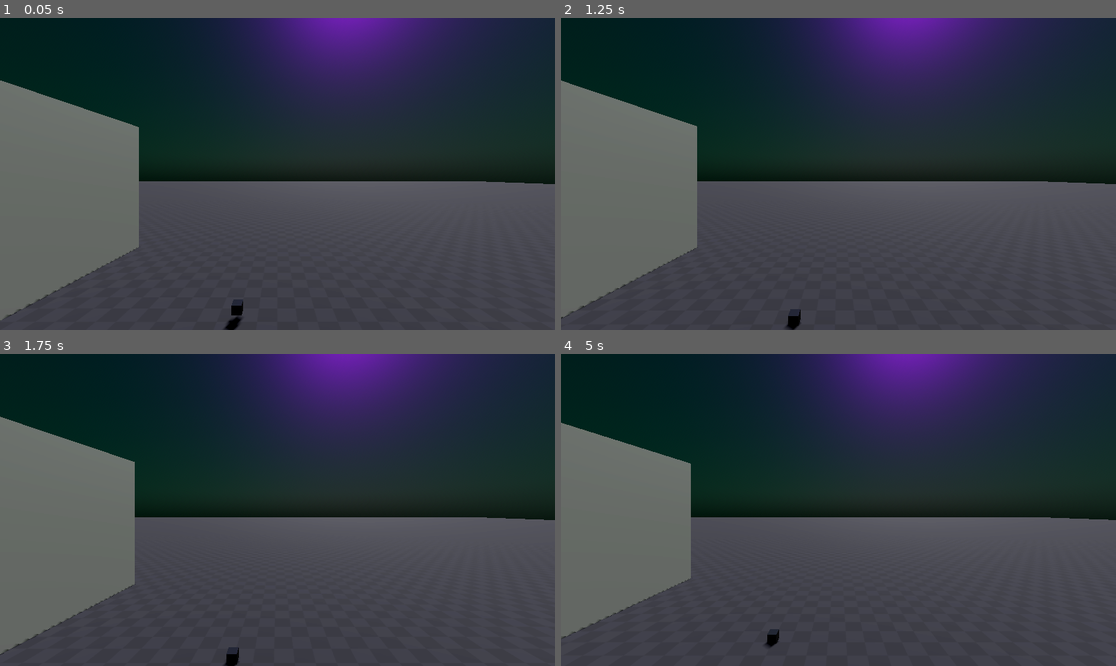
Above: before the commit, frames 1-4 (two rows, left to right).
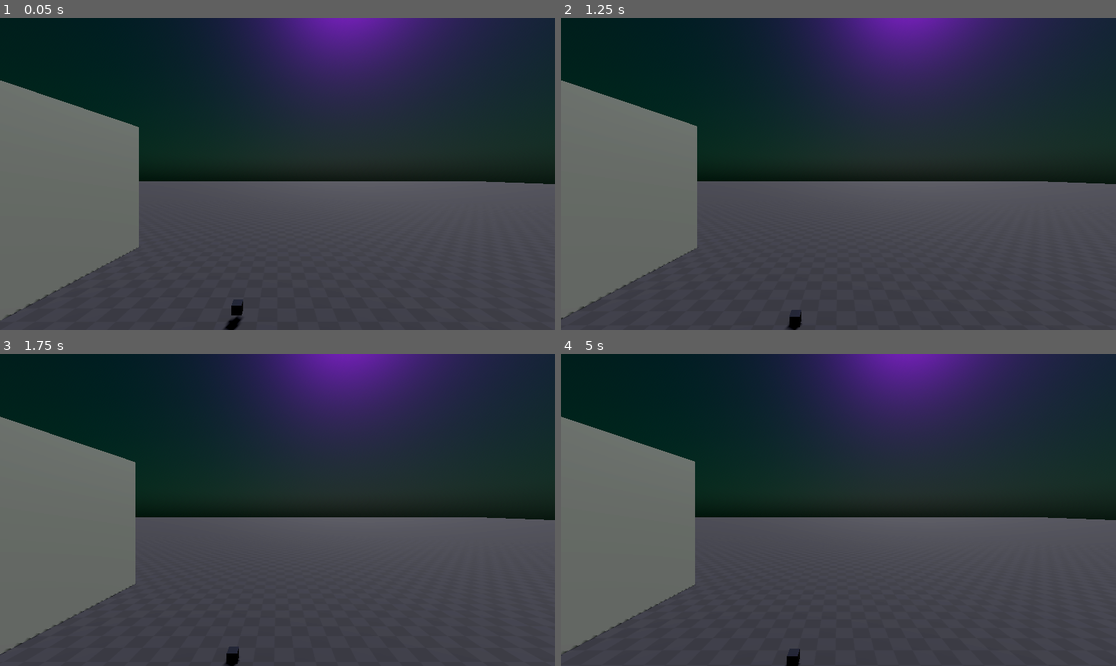
Above: after the commit, the same moments.

Repository: JD-The-65th/cyberbreak
Game: Godot game, scene res://levels/testing_environment.tscn
Two runs of this game, one before a commit and one after it. Both use one fixed random seed, a clock stepped at 60 frames per second and the inputs below.
Inputs (mouse positions are in pixels of both pictures, inside the frame that each line leads up to):
- Up to frame 1 (0.05 s): no input
- Up to frame 2 (1.25 s): move the mouse to (960, 158) at 0.52 s; click (960, 158) at 0.67 s
- Up to frame 3 (1.75 s): tap Enter at 1.25 s; drag from (166, 525) to (249, 572) at 1.27 s
- Up to frame 4 (5 s): move the mouse to (894, 441) at 2.02 s; click (894, 441) at 2.17 s; drag from (810, 572) to (672, 463) at 2.77 s; move the mouse to (1005, 556) at 3.52 s; click (1005, 556) at 3.67 s; drag from (672, 463) to (755, 432) at 4.27 s

Frame 1 is identical in both runs. In frame 2, 0.1% of the frame differs, in the area x 0-44%, y 20-100%; in frame 3, less than 0.1%; in frame 4, 1.8%, in the area x 0-99%, y 20-100%.
Error in both runs: Trying to assign value of type 'PinJoint3D' to a variable of type 'Generic6DOFJoint3D'. (res://components/GrabFunction.gd:4)

Commit message:
Add mesh to GrabFunction (Debug)

Diff:
--- a/levels/testing_environment.tscn
+++ b/levels/testing_environment.tscn
@@ -12,6 +12,7 @@
 [ext_resource type="PackedScene" uid="uid://b6bk2pj8vbj28" path="res://addons/godot-xr-tools/functions/movement_turn.tscn" id="9_b02xp"]
 [ext_resource type="PackedScene" uid="uid://v6tatf78qgf8" path="res://scenes/square_base.tscn" id="9_tbnho"]
 [ext_resource type="Script" path="res://components/GrabFunction.gd" id="10_j2onc"]
+[ext_resource type="Shader" path="res://materials/testHolo.gdshader" id="11_4l42x"]
 [ext_resource type="PackedScene" uid="uid://c0te0uofm7c26" path="res://scenes/v2phys_joint.tscn" id="13_1ycmv"]
 
 [sub_resource type="PhysicalSkyMaterial" id="PhysicalSkyMaterial_gx25x"]
@@ -45,6 +46,13 @@
 [sub_resource type="SphereShape3D" id="SphereShape3D_f1w41"]
 radius = 0.072024
 
+[sub_resource type="BoxMesh" id="BoxMesh_2l1hh"]
+size = Vector3(0.01, 0.01, 0.01)
+
+[sub_resource type="ShaderMaterial" id="ShaderMaterial_28sid"]
+render_priority = 0
+shader = ExtResource("11_4l42x")
+
 [sub_resource type="BoxMesh" id="BoxMesh_wrg6n"]
 size = Vector3(4, 3, 0.5)
 
@@ -70,6 +78,17 @@
 physics_material_override = SubResource("PhysicsMaterial_e1ojm")
 
 [node name="CollisionShape3D" type="CollisionShape3D" parent="Floor2/StaticBody3D"]
+shape = SubResource("ConcavePolygonShape3D_o5pmh")
+
+[node name="Floor3" type="MeshInstance3D" parent="."]
+transform = Transform3D(1, 0, 0, 0, 1, 0, 0, 0, 1, 0, -1.1, 0)
+mesh = SubResource("BoxMesh_slpun")
+skeleton = NodePath("")
+
+[node name="StaticBody3D" type="StaticBody3D" parent="Floor3"]
+physics_material_override = SubResource("PhysicsMaterial_e1ojm")
+
+[node name="CollisionShape3D" type="CollisionShape3D" parent="Floor3/StaticBody3D"]
 shape = SubResource("ConcavePolygonShape3D_o5pmh")
 
 [node name="StartXR" parent="." instance=ExtResource("2_nq5sa")]
@@ -122,6 +141,11 @@
 [node name="PinJoint3D" type="PinJoint3D" parent="XROrigin3D/RightHand/GrabFunction"]
 node_a = NodePath("..")
 
+[node name="MeshInstance3D" type="MeshInstance3D" parent="XROrigin3D/RightHand/GrabFunction"]
+transform = Transform3D(1, 0, 0, 0, 1, 0, 0, 0, 1, -0.00122476, 0, 0)
+mesh = SubResource("BoxMesh_2l1hh")
+surface_material_override/0 = SubResource("ShaderMaterial_28sid")
+
 [node name="PlayerBody" parent="XROrigin3D" instance=ExtResource("8_jgb4u")]
 
 [node name="SquareBase" parent="." instance=ExtResource("9_tbnho")]
Not shown: 1 places in levels/testing_environment.tscn that only renumber resources
